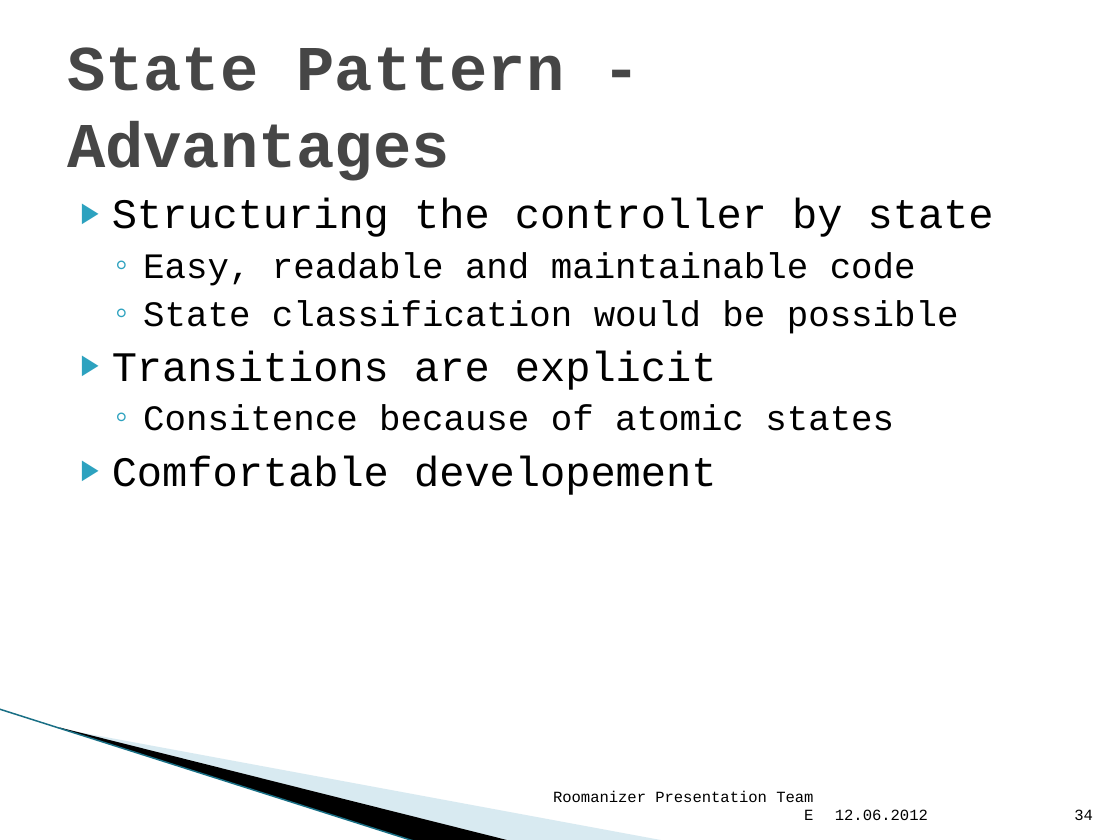
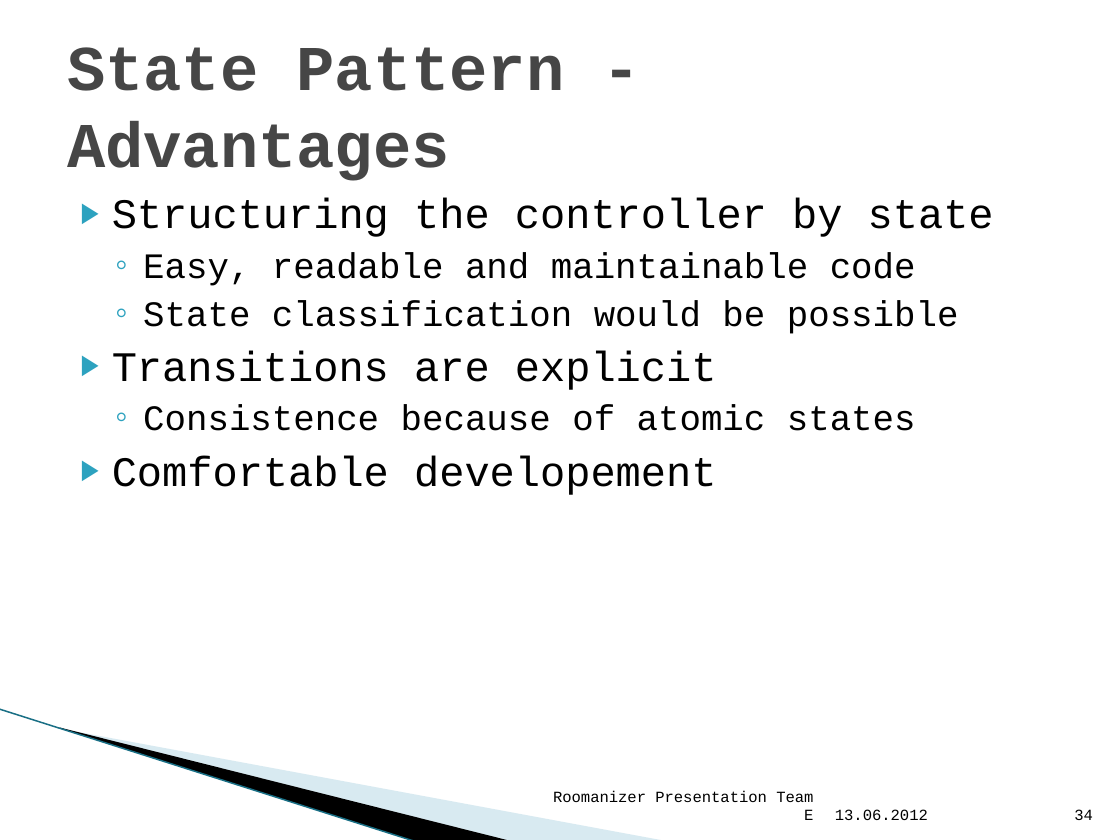
Before and after one commit to markusmo/HotelSoftware, a slide deck: slide 34 of Documentation/Praesentation/PresentationRoomanizer.pptx. Drawn at 1120x840 pixels with LibreOffice and Linux fonts; fonts in the diff are those of the drawing; background and template pictures are left out. Boxes give left, top, right and bottom in pixels: in the first picture for what was removed or moved away, otherwise in the second. Text is boxed around its words. In the diff, an @@ line names an element or a change of style, - is before the commit and + after.

```diff
--- a/Documentation/Praesentation/PresentationRoomanizer.pptx
+++ b/Documentation/Praesentation/PresentationRoomanizer.pptx
@@ text at bbox=[143, 405, 916, 431]: text changed @@
-  ◦ Consitence because of atomic states
+  ◦ Consistence because of atomic states
@@ text at bbox=[835, 809, 928, 820]: text changed @@
-12.06.2012
+13.06.2012
```
Also in this commit, not shown: 44 other slides changed, 2 other files.
